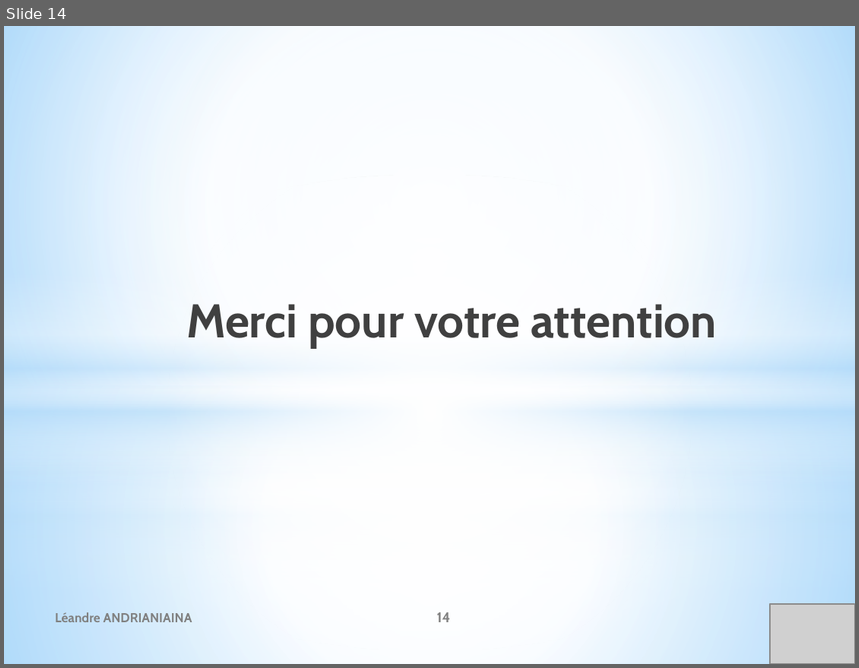
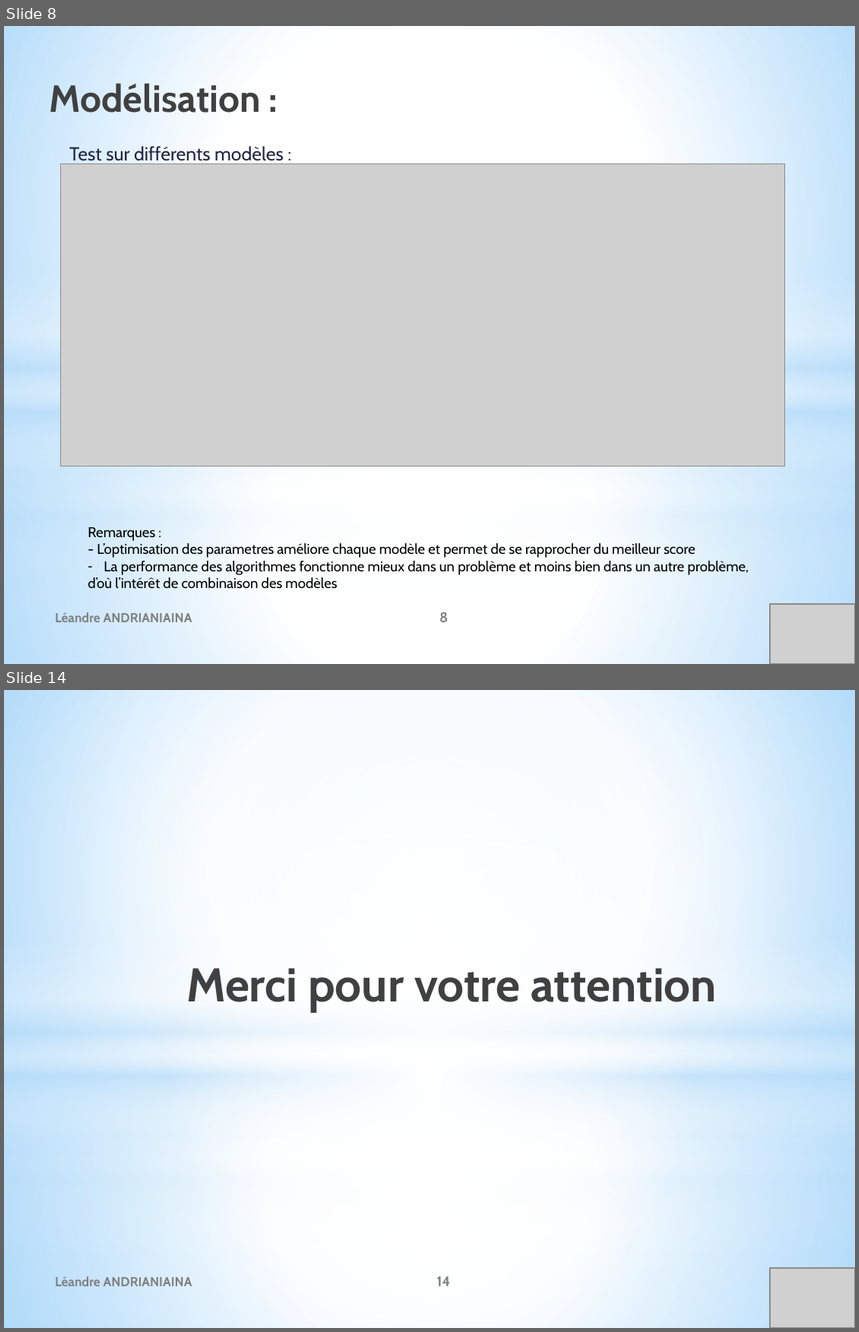
Before and after one commit to leandre12/houseprice, a slide deck: documents/P8_Presentationprojet.pptx. Shown one above the other, each under a label of ours: slide 14 before the commit, slides 8 and 14 after it; the slides between them are not shown. The pictures are 859x668 and 859x1332 pixels, drawn with LibreOffice and Linux fonts; fonts in the diff are those of the drawing; grey boxes stand for pictures; background and template pictures are left out. Boxes give left, top, right and bottom in pixels: in the first picture for what was removed or moved away, otherwise in the second. Text is boxed around its words. In the diff, an @@ line names an element or a change of style, - is before the commit and + after.

```diff
--- a/documents/P8_Presentationprojet.pptx
+++ b/documents/P8_Presentationprojet.pptx
@@ slide 8 added at <box>4,26,855,664</box>, background picture (left out); not listed: 8 template elements that a slide beside it also shows @@
@@ title added at <box>50,83,261,113</box>, 32 pt, text gradient #000000 to #404040 to #212745, bold @@
+Modélisation :
@@ text added at <box>69,146,284,164</box>, 16 pt, text #212745 @@
+Test sur différents modèles :
@@ picture added at <box>61,164,785,466</box> @@
@@ text added at <box>88,528,750,589</box>, 12 pt, text #000000 @@
+Remarques :
+- L’optimisation des parametres améliore chaque modèle et permet de se rapprocher du meilleur score
+– La performance des algorithmes fonctionne mieux dans un problème et moins bien dans un autre problème,
+d’où l’intérêt de combinaison des modèles
@@ text added at <box>55,613,192,623</box>, 11 pt, text #808080, bold @@
+Léandre ANDRIANIAINA
@@ page number added at <box>439,613,448,623</box>, 12 pt, text #808080, bold @@
+8
@@ picture added at <box>770,604,855,664</box> @@
```
Also in this commit, not shown: 7 slides changed, 5 other slides added, 6 slides removed, 9 other files.
